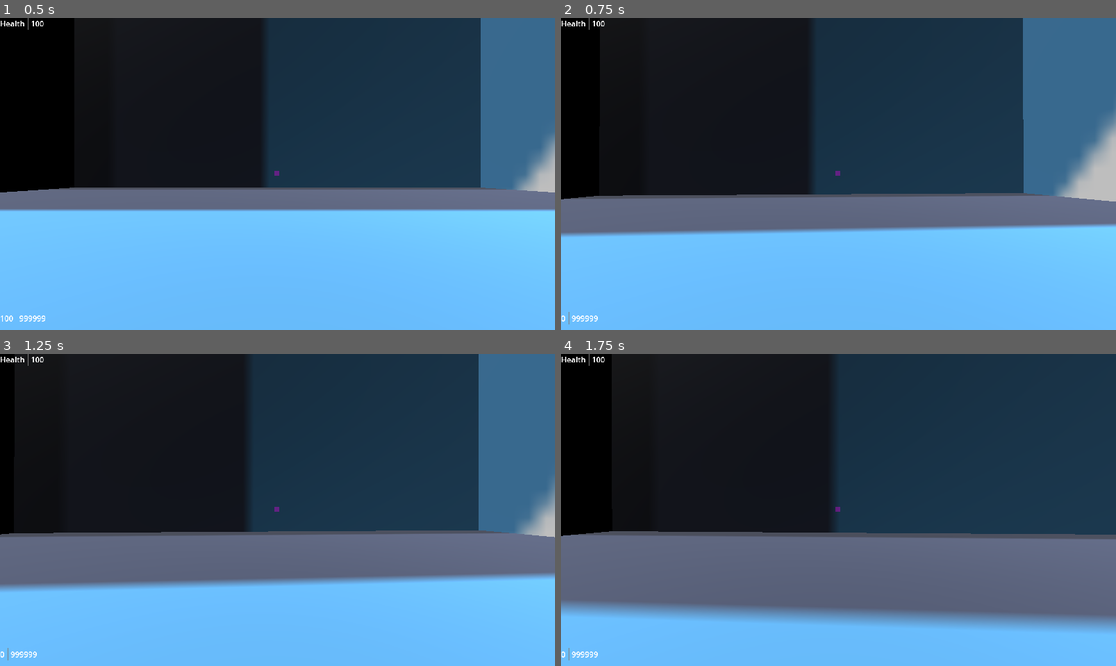
Above: before the commit, frames 1-4 (two rows, left to right).
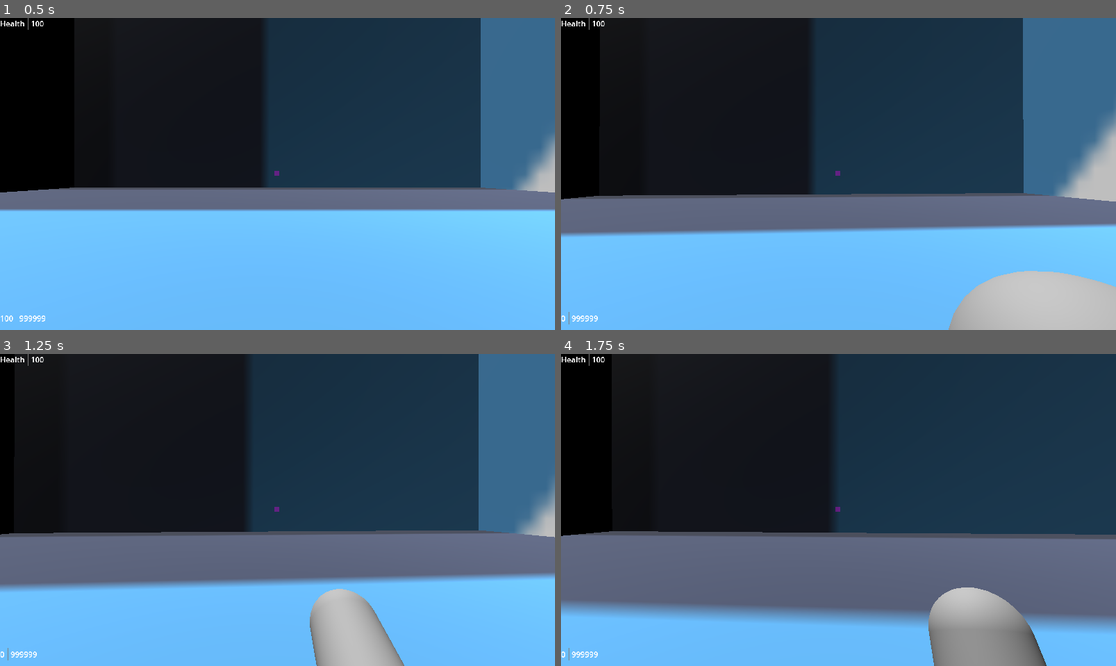
Above: after the commit, the same moments.

Repository: mabanana/FPS-Project-A
Game: Godot game, scene res://test_scene.tscn
The game is run twice, just before and just after one commit, with the same random seed, the same clock (stepped at 60 frames per second) and the same inputs. The engine's default icon, where the game draws it, is replaced by a stand-in: a white triangle on a blue panel in a dark square.
Inputs (mouse positions are in pixels of both pictures, inside the frame that each line leads up to):
- Up to frame 1 (0.5 s): no input
- Up to frame 2 (0.75 s): tap Enter (ui_accept) at 0.5 s; move the mouse to (866, 174) at 0.52 s; hold Up (ui_up) from 0.53 s (still down); hold Q (drop_equip) from 0.53 s (still down)
- Up to frame 3 (1.25 s): keep holding Up (ui_up); keep holding Q (drop_equip); tap Enter (ui_accept) at 0.77 s
- Up to frame 4 (1.75 s): keep holding Up (ui_up); move the mouse to (810, 510) at 1.27 s; release Q (drop_equip) at 1.28 s; tap Q (drop_equip) at 1.35 s; tap Enter (ui_accept) at 1.52 s

Frame 1 is identical in both runs. In frame 2, 4.8% of the frame differs, in the area x 69-100%, y 81-100%; in frame 3, 3.0%; in frame 4, 4.1%.

Commit message:
Add interactable physics behavior

Diff:
--- a/Interactable.gd
+++ b/Interactable.gd
@@ -7,6 +7,11 @@
 	queue_free()
 	return get_resource_node()
 
+func _init():
+	set_collision_layer_value(1,false)
+	set_collision_layer_value(2,true)
+	set_collision_mask_value(2,true)
+
 func _ready():
 	if not resource_node:
 		queue_free()
--- a/gun_slot.gd
+++ b/gun_slot.gd
@@ -4,9 +4,11 @@
 const UNIT = 100
 const RAY_LENGTH = 1000
 const MAX_ACCURACY = 100
+const THROW_FORCE = 10
 
 @export var gun: Gun
 @export var dropped_gun: PackedScene
+@export var scene_entities: Node3D
 var shoot_cd: int
 var reload_cd: int
 var reloading: bool
@@ -63,16 +65,15 @@
 	gun.mag_curr -= 1
 	var space_state = get_world_3d().direct_space_state
 	var mousepos = bullet_spread(get_viewport().get_mouse_position(), gun.gun_resource.accuracy)
-	var origin = character.camera.project_ray_origin(mousepos)
-	var end = origin + character.camera.project_ray_normal(mousepos) * RAY_LENGTH
-	var query = PhysicsRayQueryParameters3D.create(origin, end)
+	var query_vector = get_vector_points_towards_camera_direction(mousepos, RAY_LENGTH)
+	var query = PhysicsRayQueryParameters3D.create(query_vector["origin"], query_vector["end"])
 	query.collide_with_areas = false
 	var result = space_state.intersect_ray(query)
 	if result:
 		var new_bullet_hole = gun.gun_resource.bullet_hole.instantiate()
 		new_bullet_hole.position = result.position
 		# TODO: create node for decals like bullet hole instances to spawn in.
-		character.get_parent().add_child(new_bullet_hole)
+		scene_entities.add_child(new_bullet_hole)
 		if result.collider.has_method("take_damage"):
 			result.collider.take_damage(randf_range(gun.gun_resource.damage_floor, gun.gun_resource.damage_ceiling), self, result.position)
 
@@ -83,12 +84,15 @@
 func drop_gun():
 	if not gun:
 		return
-	var new_dropped_gun = dropped_gun.instantiate()
+	var new_dropped_gun: Interactable = dropped_gun.instantiate()
 	gun.reparent(new_dropped_gun)
 	new_dropped_gun.resource_node = gun
+	new_dropped_gun.position = character.position
+	var throw_vector = get_vector_points_towards_camera_direction(get_viewport().get_mouse_position(),THROW_FORCE)["end"]
+	new_dropped_gun.apply_central_impulse(throw_vector)
 	print("Gun Slot: ", gun.name, " has been dropped.")
 	gun = null
-	character.get_parent().add_child(new_dropped_gun)
+	scene_entities.add_child(new_dropped_gun)
 	reloading = false
 	shoot_cd = false
 	trigger = false
@@ -98,3 +102,9 @@
 	new_gun.reparent(character)
 	gun = new_gun
 	print("Gun Slot: ", gun.name, " has been equipped.")
+
+func get_vector_points_towards_camera_direction(dir: Vector2, magnitude: int) -> Dictionary:
+	var output = {}
+	output["origin"] = character.camera.project_ray_origin(dir)
+	output["end"] = output["origin"] + character.camera.project_ray_normal(dir) * magnitude
+	return output
--- a/test_scene.tscn
+++ b/test_scene.tscn
@@ -78,11 +78,12 @@
 [node name="MeshInstance3D" type="MeshInstance3D" parent="Player/CollisionShape3D"]
 mesh = SubResource("BoxMesh_d7rov")
 
-[node name="GunSlot" type="Node3D" parent="Player" node_paths=PackedStringArray("gun")]
+[node name="GunSlot" type="Node3D" parent="Player" node_paths=PackedStringArray("gun", "scene_entities")]
 unique_name_in_owner = true
 script = ExtResource("4_m03wx")
 gun = NodePath("../Gun")
 dropped_gun = ExtResource("7_6nd1y")
+scene_entities = NodePath("../../SceneEntities")
 
 [node name="Gun" type="Node" parent="Player"]
 script = ExtResource("7_mdo1i")
@@ -109,3 +110,5 @@
 [node name="CollisionShape3D" type="CollisionShape3D" parent="StaticBody3D"]
 transform = Transform3D(1, 0, 0, 0, 1, 0, 0, 0, 1, 0, 51, 0)
 shape = SubResource("ConcavePolygonShape3D_pwr4p")
+
+[node name="SceneEntities" type="Node3D" parent="."]
